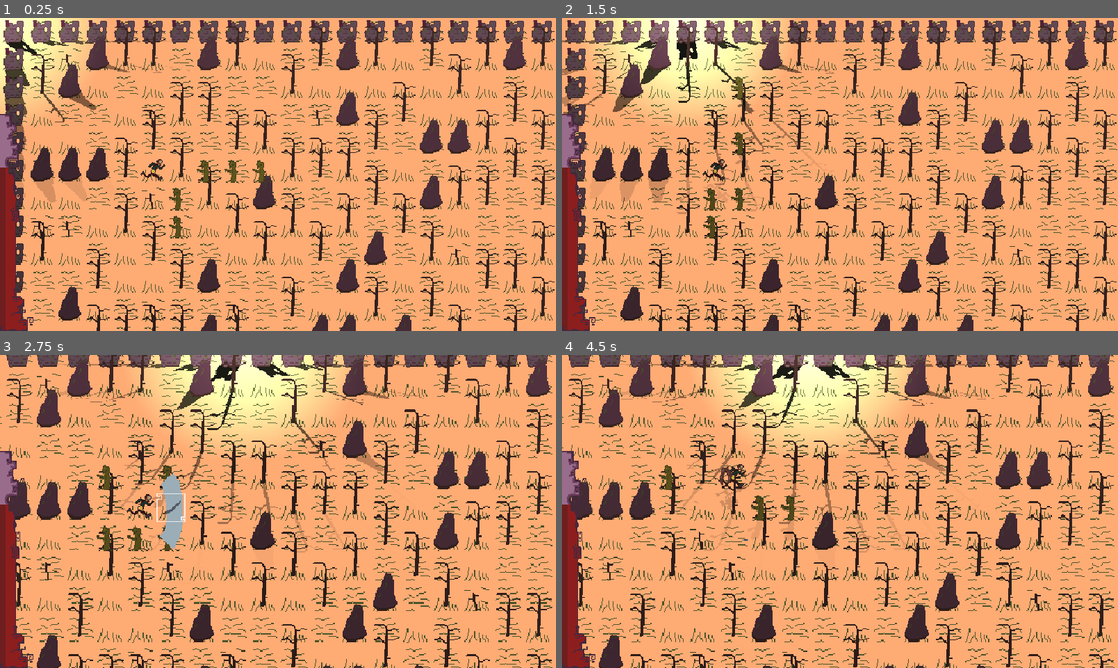
Above: before the commit, frames 1-4 (two rows, left to right).
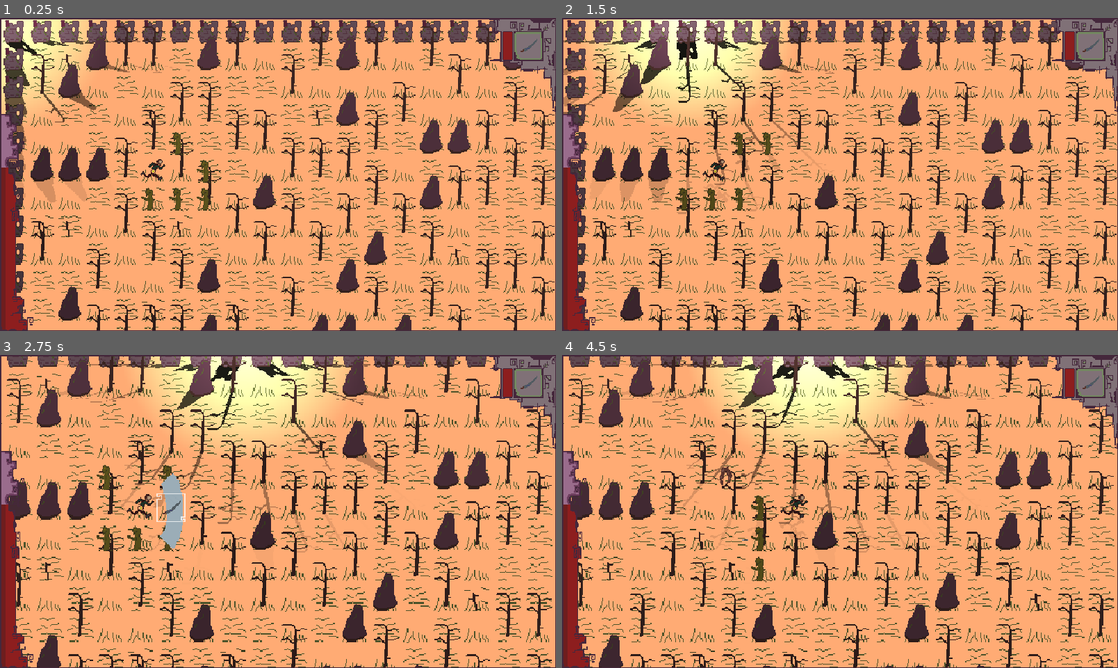
Above: after the commit, the same moments.

Repository: HartThomas/pixel-rpg
Game: Godot game, scene res://scenes/adventure.tscn
Same seed, same stepped clock (60 frames per second), same inputs: the game is played once before the commit and once after it.
Inputs (mouse positions are in pixels of both pictures, inside the frame that each line leads up to):
- Up to frame 1 (0.25 s): no input
- Up to frame 2 (1.5 s): tap Enter at 0.5 s; move the mouse to (962, 158) at 0.52 s; hold Right (ui_right) 0.53-1.25 s; hold Shift (shift) 0.53-1.25 s; click (962, 158) at 0.67 s; drag from (728, 190) to (773, 86) at 1.27 s
- Up to frame 3 (2.75 s): move the mouse to (333, 442) at 2.02 s; hold Right (ui_right) from 2.03 s (still down); hold Shift (shift) from 2.03 s (still down); tap Mouse wheel up (camera_zoom_in) at 2.1 s; click (333, 442) at 2.17 s
- Up to frame 4 (4.5 s): release Right (ui_right) at 2.75 s; release Shift (shift) at 2.75 s; drag from (812, 574) to (701, 539) at 2.77 s; drag from (723, 477) to (867, 511) at 3.52 s; drag from (745, 539) to (673, 477) at 4.27 s

The runs differ from the first frame. In frame 1, 3.1% of the frame differs, in the area x 0-100%, y 0-100%; in frame 2, 3.1%; in frame 3, 2.6%; in frame 4, 3.4%.

Commit message:
Add cooldown overlay

Diff:
--- a/resources/items/bow.tres
+++ b/resources/items/bow.tres
@@ -7,6 +7,7 @@
 [resource]
 script = ExtResource("2_lt2mt")
 base_damage = 5
+cooldown = 0.6
 texture = ExtResource("3_p7rkd")
 item_name = "bow"
 type = "weapon"
--- a/resources/items/hammer.tres
+++ b/resources/items/hammer.tres
@@ -7,6 +7,7 @@
 [resource]
 script = ExtResource("2_uvpse")
 base_damage = 10
+cooldown = 0.8
 texture = ExtResource("2_7khx6")
 item_name = "hammer"
 type = "weapon"
--- a/resources/items/sword.tres
+++ b/resources/items/sword.tres
@@ -8,6 +8,7 @@
 resource_local_to_scene = true
 script = ExtResource("2_5eq2r")
 base_damage = 10
+cooldown = 0.5
 texture = ExtResource("2_otrck")
 item_name = "sword"
 type = "weapon"
--- a/scenes/GUI.tscn
+++ b/scenes/GUI.tscn
@@ -6,6 +6,14 @@
 [ext_resource type="Texture2D" uid="uid://bhtxdono6b6v6" path="res://art/sprites/healthbar_progress.png" id="3_shsct"]
 [ext_resource type="Texture2D" uid="uid://byh71nkaxkp2g" path="res://art/sprites/gui_items.png" id="5_hywd1"]
 [ext_resource type="PackedScene" uid="uid://b30707dotlvhu" path="res://scenes/inventory_panel.tscn" id="6_hywd1"]
+[ext_resource type="Texture2D" uid="uid://hr8guxs4vunb" path="res://art/sprites/gui.png" id="7_cws7i"]
+[ext_resource type="Texture2D" uid="uid://5mpyj70ub56w" path="res://art/sprites/bow.png" id="8_u3xxf"]
+
+[sub_resource type="StyleBoxFlat" id="StyleBoxFlat_cekc3"]
+bg_color = Color(0.360784, 0.356863, 0.360784, 1)
+
+[sub_resource type="StyleBoxFlat" id="StyleBoxFlat_1i4pd"]
+bg_color = Color(0.552941, 0.117647, 0.117647, 1)
 
 [node name="Gui" type="CanvasLayer"]
 script = ExtResource("1_tqy5q")
@@ -363,3 +371,29 @@
 layout_mode = 2
 size_flags_horizontal = 4
 inventory_ref = 9
+
+[node name="CooldownBorder" type="TextureRect" parent="."]
+offset_right = 640.0
+offset_bottom = 360.0
+mouse_filter = 2
+texture = ExtResource("7_cws7i")
+
+[node name="CooldownTexture" type="TextureRect" parent="CooldownBorder"]
+layout_mode = 0
+offset_left = 592.0
+offset_top = 16.0
+offset_right = 624.0
+offset_bottom = 48.0
+texture = ExtResource("8_u3xxf")
+
+[node name="CooldownProgress" type="ProgressBar" parent="CooldownBorder"]
+layout_mode = 0
+offset_left = 579.0
+offset_top = 16.0
+offset_right = 589.0
+offset_bottom = 48.0
+theme_override_styles/background = SubResource("StyleBoxFlat_cekc3")
+theme_override_styles/fill = SubResource("StyleBoxFlat_1i4pd")
+value = 50.0
+fill_mode = 3
+show_percentage = false
--- a/scripts/adventure.gd
+++ b/scripts/adventure.gd
@@ -30,6 +30,7 @@
 	highlight_cell.load_texture()
 	create_player()
 	EnemyManager.create_enemies(5)
+	gui.change_cooldown(InventoryManager.equipped[8].value)
 
 func _generate_level_from_data(level_data):
 	for y in level_data.size():
--- a/scripts/classnames/weapon.gd
+++ b/scripts/classnames/weapon.gd
@@ -3,6 +3,7 @@
 class_name Weapon
 
 @export var base_damage: int
+@export var cooldown: float
 var final_damage : int
 
 func apply_modifiers():
--- a/scripts/enemy_animatable_sprite.gd
+++ b/scripts/enemy_animatable_sprite.gd
@@ -8,6 +8,7 @@
 var move_delay: float
 var cell_size: int = 32
 var recalc_path_timer: float = 0.0
+var move_speed := 5.0
 
 enum {
 	IDLE,
@@ -47,6 +48,13 @@
 			pass
 	if path.size() > 0:
 		move_timer += delta
+	if path.size() > 0 and not CooldownManager.is_on_cooldown(self, "move"):
+		var next_tile = path.pop_front()
+		if next_tile:
+			EnemyManager.move_enemy(self, next_tile * 32 + Vector2i(16,16),position)
+		# Start cooldown for movement
+		var move_delay = 1.0 / move_speed
+		CooldownManager.start_cooldown(self, "move", move_delay)
 
 func recalculate_path():
 	var from = Vector2i(position / 32)
--- a/scripts/global/cooldown_manager.gd
+++ b/scripts/global/cooldown_manager.gd
@@ -2,6 +2,11 @@
 
 # Stores cooldowns as { name: { time_left, total_time } }
 var cooldowns : Dictionary = {}
+
+var paused: bool = false
+
+func paused_button_pressed():
+	paused = !paused
 
 func start_cooldown(node: Object, name : String, duration: float) -> void:
 	if not cooldowns.has(node):
@@ -19,17 +24,18 @@
 func get_cooldown_time_left(name: String) -> float:
 	return cooldowns.get(name, {}).get("time_left", 0.0)
 
-func get_cooldown_progress(name: String) -> float:
+func get_cooldown_progress(node: Object, name: String) -> float:
 	# Returns 0.0–1.0
-	if not cooldowns.has(name): return 0.0
-	var cd = cooldowns[name]
+	if not cooldowns.has(node): return 0.0
+	var cd = cooldowns[node][name]
 	return 1.0 - (cd["time_left"] / cd["total_time"])
 
 func _process(delta: float) -> void:
-	for node in cooldowns.keys():
-		for name in cooldowns[node].keys():
-			cooldowns[node][name]["time_left"] -= delta
-			if cooldowns[node][name]["time_left"] <= 0:
-				cooldowns[node].erase(name)
-		if cooldowns[node].is_empty():
-			cooldowns.erase(node)
+	if not paused:
+		for node in cooldowns.keys():
+			for name in cooldowns[node].keys():
+				cooldowns[node][name]["time_left"] -= delta
+				if cooldowns[node][name]["time_left"] <= 0:
+					cooldowns[node].erase(name)
+			if cooldowns[node].is_empty():
+				cooldowns.erase(node)
--- a/scripts/global/game_script.gd
+++ b/scripts/global/game_script.gd
@@ -176,6 +176,7 @@
 		EnemyManager.paused_button_pressed()
 		WeaponScript.paused_button_pressed()
 		ItemManager.paused_button_pressed()
+		CooldownManager.paused_button_pressed()
 		if get_tree().current_scene.has_method('toggle_gui'):
 			get_tree().current_scene.toggle_gui()
 		paused = !paused
--- a/scripts/global/weapon_script.gd
+++ b/scripts/global/weapon_script.gd
@@ -1,6 +1,10 @@
 extends Node
 @onready var projectile_scene : PackedScene = load("res://scenes/arrow.tscn")
 @onready var animatable_sprite_scene :PackedScene = load("res://scenes/animatable_sprite.tscn")
+
+@onready var tooltip_scene : PackedScene = load("res://scenes/tooltip.tscn")
+
+var error_tooltip_showing: bool = false
 
 var paused : bool = false
 
@@ -98,7 +102,17 @@
 	return player_world_position + (best_offset * 32)
 
 func cell_clicked(target, player_node, camera_2d, audio_stream_player, lights):
-	call(InventoryManager.equipped[8].value.item_name, target, player_node, camera_2d, audio_stream_player, lights)
+	var weapon = InventoryManager.equipped[8].value as Weapon
+	if CooldownManager.is_on_cooldown(weapon, "attack"):
+		var text_rect = TextureRect.new()
+		text_rect.texture = weapon.texture
+		var viewport_size = get_viewport().get_visible_rect().size
+		text_rect.position = Vector2(viewport_size.x - text_rect.size.x - 20, 20)
+		get_tree().current_scene.add_child(text_rect)
+		error_tooltip_showing = true
+	else:
+		call(weapon.item_name, target, player_node, camera_2d, audio_stream_player, lights)
+		CooldownManager.start_cooldown(weapon, "attack", weapon.cooldown)
 
 func on_weapon_animation_finished(cells: Array[Vector2i]):
 	for cell in cells:
--- a/scripts/gui.gd
+++ b/scripts/gui.gd
@@ -3,6 +3,10 @@
 @export var slide_distance: float = 200.0
 @export var slide_duration: float = 0.5
 @onready var control: Control = $Control
+@onready var cooldown_progress: ProgressBar = $CooldownBorder/CooldownProgress
+@onready var cooldown_texture: TextureRect = $CooldownBorder/CooldownTexture
+
+var cooldown_showing
 
 var start_position: Vector2
 var target_position: Vector2
@@ -14,6 +18,7 @@
 	start_position = control.position
 	target_position = start_position + Vector2(slide_distance, 0)
 	control.position = start_position
+	cooldown_texture.texture = null
 
 func show_gui():
 	if is_shown: return
@@ -28,3 +33,17 @@
 	tween.kill()
 	tween = create_tween()
 	tween.tween_property(control, "position", start_position, slide_duration).set_trans(Tween.TRANS_QUAD).set_ease(Tween.EASE_IN)
+
+func change_cooldown(weapon : Weapon):
+	cooldown_texture.texture = weapon.texture
+	cooldown_progress.max_value = 1.0
+	cooldown_showing = weapon
+
+func _process(delta: float) -> void:
+	if cooldown_showing:
+		cooldown_progress.value = CooldownManager.get_cooldown_progress(cooldown_showing, 'attack')
+		var bar = cooldown_progress
+		var progress = 1.0 - CooldownManager.get_cooldown_progress(cooldown_showing, 'attack')
+		var steps = 5
+		var snapped = round(progress * steps) / steps
+		bar.value = snapped * bar.max_value
--- a/scripts/player_animatable_sprite.gd
+++ b/scripts/player_animatable_sprite.gd
@@ -5,7 +5,6 @@
 
 func _process(delta: float) -> void:
 	super._process(delta)
-
 	# If we have a path and are NOT on cooldown, move to next tile
 	if path.size() > 0 and not CooldownManager.is_on_cooldown(self, "move"):
 		EnemyManager.move_player()
--- a/scripts/tooltip.gd
+++ b/scripts/tooltip.gd
@@ -23,15 +23,6 @@
 func _on_mouse_exited() -> void:
 	modulate.a = 0.75
 
-#func _input(event: InputEvent) -> void:
-	#if event is InputEventMouseButton and event.pressed and event.button_index == MOUSE_BUTTON_LEFT:
-		#if not click_cooldown:
-			#click_cooldown = true
-			#ItemManager.tooltip_clicked(self)
-	#elif event is InputEventMouseButton and not event.pressed and event.button_index == MOUSE_BUTTON_LEFT:
-			#click_cooldown = false
-
-
 func _on_gui_input(event: InputEvent) -> void:
 	if event is InputEventMouseButton and event.pressed and event.button_index == MOUSE_BUTTON_LEFT:
 		if not click_cooldown:
Binary file added: art/sprites/gui.png
Not shown, added: art/sprites/gui.png.import
Not shown: 1 places in scenes/GUI.tscn that only renumber resources
